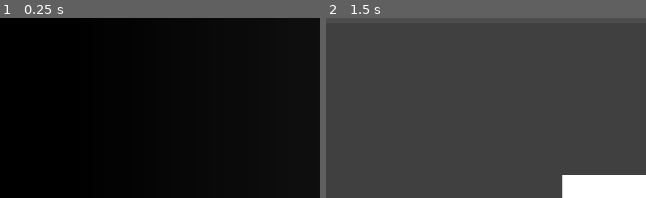
Above: before the commit, frames 1-2 (left to right).
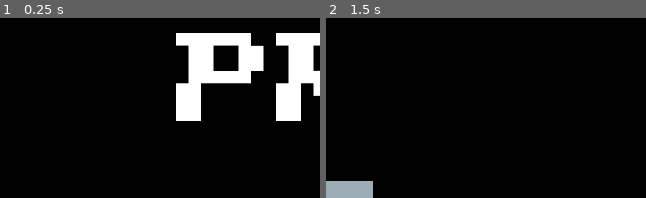
Above: after the commit, the same moments.

Repository: Flipfloppm/jump-n-gun
Game: Godot game, scene res://Levels/level_selection/title_screen.tscn
Same seed, same stepped clock (60 frames per second), same inputs: the game is played once before the commit and once after it.
Inputs (mouse positions are in pixels of both pictures, inside the frame that each line leads up to):
- Up to frame 1 (0.25 s): no input
- Up to frame 2 (1.5 s): tap Enter (ChooseLevel) at 0.5 s; move the mouse to (556, 99) at 0.52 s; hold Enter (ChooseLevel) 0.53-1.28 s; hold D (right) from 0.53 s (still down); tap Space (jump) at 0.77 s; tap R (Restart) at 1.25 s; move the mouse to (422, 117) at 1.27 s; tap 2 (selectGrenadeLauncher) at 1.35 s

The runs differ from the first frame. In frame 1, 12% of the frame differs, in the area x 55-100%, y 8-58%; in frame 2, 100%, in the area x 0-100%, y 0-100%.

Commit message:
pause menu good + ui fix

Diff:
--- a/ClientLobby/lobby.gd
+++ b/ClientLobby/lobby.gd
@@ -1,11 +1,11 @@
 extends Control
 
-@onready var server = $VBoxContainer/Server
-@onready var player_name = $VBoxContainer/GridContainer/NameEdit
-@onready var selected_IP = $VBoxContainer/GridContainer/IPEdit
-@onready var selected_port = $VBoxContainer/GridContainer/PortEdit
-@onready var joinBtn = $JoinBtn
-@onready var hostBtn = $VBoxContainer/Server/HostGame
+@onready var server = $CanvasLayer/Server
+@onready var player_name = $CanvasLayer/VBoxContainer/GridContainer/NameEdit
+@onready var selected_IP = $CanvasLayer/VBoxContainer/GridContainer/IPEdit
+@onready var selected_port = $CanvasLayer/VBoxContainer/GridContainer/PortEdit
+@onready var joinBtn = $CanvasLayer/JoinBtn
+@onready var hostBtn = $CanvasLayer/Server/HostGame
 
 # Called when the node enters the scene tree for the first time.
 func _ready():
--- a/ClientLobby/lobby.tscn
+++ b/ClientLobby/lobby.tscn
@@ -29,21 +29,140 @@
 LineEdit/styles/focus = SubResource("StyleBoxTexture_6iqx8")
 LineEdit/styles/normal = SubResource("StyleBoxTexture_xsbx5")
 
+[sub_resource type="Theme" id="Theme_0rx6r"]
+Button/fonts/font = ExtResource("1_fsqd7")
+LineEdit/fonts/font = ExtResource("1_fsqd7")
+
+[sub_resource type="Theme" id="Theme_o32tr"]
+Button/fonts/font = ExtResource("1_fsqd7")
+
 [sub_resource type="Theme" id="Theme_le3wr"]
+Button/fonts/font = ExtResource("1_fsqd7")
 Button/styles/normal = ExtResource("5_2cfmt")
 
 [node name="Lobby" type="Control"]
+clip_contents = true
 layout_mode = 3
-anchor_right = 1.375
-anchor_bottom = 1.6
-offset_top = -24.0
-offset_right = -112.0
-offset_bottom = -136.0
+scale = Vector2(1.11283, 1.11141)
+theme = SubResource("Theme_05jy7")
+script = ExtResource("1_ksb3b")
+
+[node name="CanvasLayer" type="CanvasLayer" parent="."]
+offset = Vector2(320, 180)
+transform = Transform2D(1, 0, 0, 1, 320, 180)
+follow_viewport_scale = 19.232
+
+[node name="ColorRect" type="ColorRect" parent="CanvasLayer"]
+anchors_preset = -1
+anchor_top = 0.111
+anchor_right = 0.825
+anchor_bottom = 1.044
+offset_left = -336.0
+offset_top = -247.98
+offset_right = -288.0
+offset_bottom = -231.92
 grow_horizontal = 2
 grow_vertical = 2
-scale = Vector2(1, 0.99872)
-theme = SubResource("Theme_05jy7")
-script = ExtResource("1_ksb3b")
+scale = Vector2(2.45886, 1.52125)
+color = Color(0.192157, 0.27451, 0.627451, 1)
+
+[node name="VBoxContainer" type="VBoxContainer" parent="CanvasLayer"]
+custom_minimum_size = Vector2(300, 0)
+offset_left = -224.0
+offset_top = -164.0
+offset_right = 188.0
+offset_bottom = -17.0
+scale = Vector2(0.941626, 0.955076)
+theme_override_constants/separation = 15
+
+[node name="LobbyLabel" type="Label" parent="CanvasLayer/VBoxContainer"]
+layout_mode = 2
+theme_override_fonts/font = ExtResource("1_fsqd7")
+text = "Lobby"
+horizontal_alignment = 1
+
+[node name="GridContainer" type="GridContainer" parent="CanvasLayer/VBoxContainer"]
+layout_mode = 2
+theme = SubResource("Theme_0rx6r")
+columns = 2
+
+[node name="NameLabel" type="Label" parent="CanvasLayer/VBoxContainer/GridContainer"]
+layout_mode = 2
+theme_override_fonts/font = ExtResource("1_fsqd7")
+text = "Player Name: "
+
+[node name="NameEdit" type="LineEdit" parent="CanvasLayer/VBoxContainer/GridContainer"]
+custom_minimum_size = Vector2(200, 0)
+layout_mode = 2
+placeholder_text = "Enter Name"
+alignment = 1
+
+[node name="IPLabel" type="Label" parent="CanvasLayer/VBoxContainer/GridContainer"]
+layout_mode = 2
+theme_override_fonts/font = ExtResource("1_fsqd7")
+text = "IP Address:"
+
+[node name="IPEdit" type="LineEdit" parent="CanvasLayer/VBoxContainer/GridContainer"]
+layout_mode = 2
+text = "127.0.0.1"
+placeholder_text = "Enter IP Address"
+alignment = 1
+
+[node name="PortLabel" type="Label" parent="CanvasLayer/VBoxContainer/GridContainer"]
+layout_mode = 2
+theme_override_fonts/font = ExtResource("1_fsqd7")
+text = "Port: "
+
+[node name="PortEdit" type="LineEdit" parent="CanvasLayer/VBoxContainer/GridContainer"]
+layout_mode = 2
+text = "3296"
+placeholder_text = "Enter Port Number"
+alignment = 1
+
+[node name="Server" parent="CanvasLayer" instance=ExtResource("1_73qnq")]
+anchors_preset = 0
+anchor_right = 0.0
+anchor_bottom = 0.0
+offset_left = 144.0
+offset_top = 204.0
+offset_right = 144.0
+offset_bottom = 204.0
+grow_horizontal = 1
+grow_vertical = 1
+
+[node name="HostGame" parent="CanvasLayer/Server" index="0"]
+anchors_preset = -1
+anchor_left = 0.388
+anchor_right = 0.614
+anchor_bottom = 1.0
+offset_left = -328.0
+offset_top = -128.0
+offset_right = -176.0
+offset_bottom = -95.0
+grow_horizontal = 2
+grow_vertical = 0
+scale = Vector2(2.07053, 2.07772)
+theme = SubResource("Theme_o32tr")
+
+[node name="JoinBtn" type="Button" parent="CanvasLayer"]
+layout_direction = 1
+offset_left = -224.0
+offset_top = 20.0
+offset_right = 188.0
+offset_bottom = 63.0
+scale = Vector2(0.916119, 0.916119)
+theme = SubResource("Theme_le3wr")
+text = "Join Game"
+
+[node name="StartGameBtn" type="Button" parent="CanvasLayer"]
+offset_left = -224.0
+offset_top = -28.0
+offset_right = 188.0
+offset_bottom = 15.0
+scale = Vector2(0.908843, 0.908843)
+size_flags_horizontal = 5
+theme = SubResource("Theme_le3wr")
+text = "Start Game"
 
 [node name="Title-bkg" type="Sprite2D" parent="."]
 visible = false
@@ -52,110 +171,8 @@
 scale = Vector2(0.215758, 0.215758)
 texture = ExtResource("4_7swyg")
 
-[node name="ColorRect" type="ColorRect" parent="."]
-layout_mode = 1
-anchors_preset = -1
-anchor_top = 0.178
-anchor_right = 1.375
-anchor_bottom = 1.825
-offset_top = -8.00924
-offset_right = 80.0
-offset_bottom = 31.5308
-grow_horizontal = 2
-grow_vertical = 2
-color = Color(0.192157, 0.27451, 0.627451, 1)
+[connection signal="pressed" from="CanvasLayer/Server/HostGame" to="." method="_on_host_game_pressed"]
+[connection signal="pressed" from="CanvasLayer/JoinBtn" to="." method="_on_join_btn_pressed"]
+[connection signal="pressed" from="CanvasLayer/StartGameBtn" to="." method="_on_start_game_btn_pressed"]
 
-[node name="JoinBtn" type="Button" parent="."]
-layout_direction = 1
-layout_mode = 2
-offset_left = 12.0001
-offset_top = 141.223
-offset_right = 424.0
-offset_bottom = 177.223
-theme = SubResource("Theme_le3wr")
-text = "Join Game"
-
-[node name="StartGameBtn" type="Button" parent="."]
-layout_mode = 2
-offset_left = 13.0001
-offset_top = 190.286
-offset_right = 425.0
-offset_bottom = 226.286
-size_flags_horizontal = 5
-theme = SubResource("Theme_le3wr")
-text = "Start Game"
-
-[node name="VBoxContainer" type="VBoxContainer" parent="."]
-custom_minimum_size = Vector2(300, 0)
-layout_mode = 2
-offset_left = 14.0
-offset_top = 28.0359
-offset_right = 426.0
-offset_bottom = 130.036
-theme_override_constants/separation = 15
-
-[node name="LobbyLabel" type="Label" parent="VBoxContainer"]
-layout_mode = 2
-theme_override_fonts/font = ExtResource("1_fsqd7")
-text = "Lobby"
-horizontal_alignment = 1
-
-[node name="GridContainer" type="GridContainer" parent="VBoxContainer"]
-layout_mode = 2
-columns = 2
-
-[node name="NameLabel" type="Label" parent="VBoxContainer/GridContainer"]
-layout_mode = 2
-theme_override_fonts/font = ExtResource("1_fsqd7")
-text = "Player Name: "
-
-[node name="NameEdit" type="LineEdit" parent="VBoxContainer/GridContainer"]
-custom_minimum_size = Vector2(200, 0)
-layout_mode = 2
-placeholder_text = "Enter Name"
-alignment = 1
-
-[node name="IPLabel" type="Label" parent="VBoxContainer/GridContainer"]
-layout_mode = 2
-theme_override_fonts/font = ExtResource("1_fsqd7")
-text = "IP Address:"
-
-[node name="IPEdit" type="LineEdit" parent="VBoxContainer/GridContainer"]
-layout_mode = 2
-text = "127.0.0.1"
-placeholder_text = "Enter IP Address"
-alignment = 1
-
-[node name="PortLabel" type="Label" parent="VBoxContainer/GridContainer"]
-layout_mode = 2
-theme_override_fonts/font = ExtResource("1_fsqd7")
-text = "Port: "
-
-[node name="PortEdit" type="LineEdit" parent="VBoxContainer/GridContainer"]
-layout_mode = 2
-text = "3296"
-placeholder_text = "Enter Port Number"
-alignment = 1
-
-[node name="Server" parent="VBoxContainer" instance=ExtResource("1_73qnq")]
-layout_mode = 2
-
-[node name="HostGame" parent="VBoxContainer/Server" index="0"]
-anchors_preset = 7
-anchor_left = 0.5
-anchor_top = 1.0
-anchor_right = 0.5
-anchor_bottom = 1.0
-offset_left = -80.0
-offset_top = 114.277
-offset_right = 144.0
-offset_bottom = 217.277
-grow_horizontal = 2
-grow_vertical = 0
-scale = Vector2(0.719736, 0.719736)
-
-[connection signal="pressed" from="JoinBtn" to="." method="_on_join_btn_pressed"]
-[connection signal="pressed" from="StartGameBtn" to="." method="_on_start_game_btn_pressed"]
-[connection signal="pressed" from="VBoxContainer/Server/HostGame" to="." method="_on_host_game_pressed"]
-
-[editable path="VBoxContainer/Server"]
+[editable path="CanvasLayer/Server"]
--- a/Levels/level_selection/World_Select.tscn
+++ b/Levels/level_selection/World_Select.tscn
@@ -17,41 +17,41 @@
 [node name="Blank-sky" type="Sprite2D" parent="."]
 modulate = Color(0.65098, 0.65098, 0.65098, 1)
 position = Vector2(300, 150)
-scale = Vector2(0.2, 0.2)
+scale = Vector2(0.23453, 0.23453)
 texture = ExtResource("2_75kf8")
 
 [node name="WorldIcon" parent="." instance=ExtResource("1_5ac1w")]
 offset_left = 24.0
-offset_top = 128.0
+offset_top = 168.0
 offset_right = 88.0
-offset_bottom = 168.0
+offset_bottom = 208.0
 
 [node name="WorldIcon2" parent="." instance=ExtResource("1_5ac1w")]
 offset_left = 144.0
-offset_top = 48.0
+offset_top = 88.0
 offset_right = 208.0
-offset_bottom = 88.0
+offset_bottom = 128.0
 world_index = 2
 
 [node name="WorldIcon3" parent="." instance=ExtResource("1_5ac1w")]
 offset_left = 232.0
-offset_top = 160.0
+offset_top = 200.0
 offset_right = 296.0
-offset_bottom = 200.0
+offset_bottom = 240.0
 world_index = 3
 
 [node name="WorldIcon4" parent="." instance=ExtResource("1_5ac1w")]
 offset_left = 352.0
-offset_top = 48.0
+offset_top = 88.0
 offset_right = 416.0
-offset_bottom = 88.0
+offset_bottom = 128.0
 world_index = 4
 
 [node name="WorldIcon5" parent="." instance=ExtResource("1_5ac1w")]
 offset_left = 456.0
-offset_top = 168.0
+offset_top = 208.0
 offset_right = 520.0
-offset_bottom = 208.0
+offset_bottom = 248.0
 world_index = 5
 
 [node name="playerIcon" parent="." instance=ExtResource("3_diho5")]
--- /dev/null
+++ b/Levels/level_selection/pause-menu.gd
@@ -0,0 +1,22 @@
+extends Control
+
+func _on_quit_btn_pressed():
+	get_tree().quit()
+
+func _on_settings_btn_pressed():
+	pass
+
+func _on_resume_btn_pressed():
+	set_paused(false)
+
+var _is_paused:bool = false:
+	set = set_paused
+
+func _unhandled_input(event) -> void:
+	if event.is_action_pressed("PauseMenu"):
+		_is_paused = !_is_paused
+
+func set_paused(value:bool) -> void:
+	_is_paused = value
+	get_tree().paused = _is_paused
+	visible = _is_paused
--- /dev/null
+++ b/Levels/level_selection/pause-menu.tscn
@@ -0,0 +1,67 @@
+[gd_scene load_steps=4 format=3 uid="uid://dihcn3dpslxks"]
+
+[ext_resource type="Script" path="res://Levels/level_selection/pause-menu.gd" id="1_cmbrj"]
+[ext_resource type="FontFile" uid="uid://du4865w68n0ud" path="res://castlevania-dracula-x-small-snes.ttf" id="2_jn60g"]
+
+[sub_resource type="Theme" id="Theme_64ajt"]
+Button/fonts/font = ExtResource("2_jn60g")
+Label/fonts/font = ExtResource("2_jn60g")
+
+[node name="PauseMenu" type="Control"]
+process_mode = 3
+layout_direction = 1
+layout_mode = 3
+anchors_preset = 0
+offset_top = -29.0
+offset_bottom = -29.0
+scale = Vector2(0.887356, 0.887356)
+size_flags_horizontal = 4
+size_flags_vertical = 4
+script = ExtResource("1_cmbrj")
+
+[node name="ColorRect" type="ColorRect" parent="."]
+layout_mode = 0
+offset_right = 71.0
+offset_bottom = 40.0
+scale = Vector2(11.1363, 11.1363)
+color = Color(0.239216, 0.266667, 0.266667, 0.94902)
+metadata/_edit_use_anchors_ = true
+
+[node name="GridContainer" type="GridContainer" parent="."]
+layout_mode = 1
+anchors_preset = 8
+anchor_left = 0.5
+anchor_top = 0.5
+anchor_right = 0.5
+anchor_bottom = 0.5
+offset_left = 232.15
+offset_top = 105.933
+offset_right = 368.15
+offset_bottom = 233.933
+grow_horizontal = 2
+grow_vertical = 2
+scale = Vector2(1.62649, 1.62649)
+theme = SubResource("Theme_64ajt")
+
+[node name="Label" type="Label" parent="GridContainer"]
+layout_mode = 2
+text = "Paused
+
+"
+horizontal_alignment = 1
+
+[node name="ResumeBtn" type="Button" parent="GridContainer"]
+layout_mode = 2
+text = "Resume"
+
+[node name="SettingsBtn" type="Button" parent="GridContainer"]
+layout_mode = 2
+text = "Settings"
+
+[node name="QuitBtn" type="Button" parent="GridContainer"]
+layout_mode = 2
+text = "Quit"
+
+[connection signal="pressed" from="GridContainer/ResumeBtn" to="." method="_on_resume_btn_pressed"]
+[connection signal="pressed" from="GridContainer/SettingsBtn" to="." method="_on_settings_btn_pressed"]
+[connection signal="pressed" from="GridContainer/QuitBtn" to="." method="_on_quit_btn_pressed"]
--- a/Levels/level_selection/selection-screen.gd
+++ b/Levels/level_selection/selection-screen.gd
@@ -1,5 +1,4 @@
 extends Control
-
 
 # Called when the node enters the scene tree for the first time.
 func _ready():
@@ -18,6 +17,5 @@
 func _on_multiplayer_btn_pressed():
 	get_tree().change_scene_to_file("res://ClientLobby/lobby.tscn")
 
-
 func _on_exit_btn_pressed():
 	get_tree().quit()
--- a/Levels/level_selection/selection-screen.tscn
+++ b/Levels/level_selection/selection-screen.tscn
@@ -1,10 +1,20 @@
-[gd_scene load_steps=7 format=3 uid="uid://bw3kroc3btwcx"]
+[gd_scene load_steps=12 format=3 uid="uid://bw3kroc3btwcx"]
 
 [ext_resource type="Script" path="res://Levels/level_selection/selection-screen.gd" id="1_qx3ul"]
 [ext_resource type="Texture2D" uid="uid://dypb6jnklgekq" path="res://Art/UI/logo-clear-bkg.png" id="1_yhp6t"]
 [ext_resource type="FontFile" uid="uid://du4865w68n0ud" path="res://castlevania-dracula-x-small-snes.ttf" id="2_5mr67"]
 [ext_resource type="Texture2D" uid="uid://k56g53h8sfxs" path="res://Art/UI/title-bkg.png" id="4_ih2ob"]
 [ext_resource type="StyleBox" uid="uid://qhm3ejxbdlqi" path="res://Levels/level_selection/ugly-button-style.tres" id="5_afe0n"]
+[ext_resource type="Texture2D" uid="uid://berk2thwk3fj8" path="res://Art/UI/1000x-goofy2.png" id="6_jb6v0"]
+[ext_resource type="Texture2D" uid="uid://ldladsg7hjs1" path="res://Art/UI/1000x-png-guy.png" id="7_cwsu6"]
+[ext_resource type="PackedScene" uid="uid://dihcn3dpslxks" path="res://Levels/level_selection/pause-menu.tscn" id="8_yb8kj"]
+
+[sub_resource type="Gradient" id="Gradient_tpebn"]
+offsets = PackedFloat32Array(0.0162338, 0.175325, 1)
+colors = PackedColorArray(0, 0, 0, 1, 0, 0, 0, 1, 0, 0, 0, 1)
+
+[sub_resource type="GradientTexture1D" id="GradientTexture1D_snpaj"]
+gradient = SubResource("Gradient_tpebn")
 
 [sub_resource type="Theme" id="Theme_vnof0"]
 Button/colors/font_color = Color(1, 1, 1, 1)
@@ -22,10 +32,20 @@
 offset_bottom = 199.0
 grow_horizontal = 2
 grow_vertical = 2
-scale = Vector2(0.906126, 0.901078)
+scale = Vector2(0.962529, 0.957166)
 script = ExtResource("1_qx3ul")
 
+[node name="Black Background" type="TextureRect" parent="."]
+layout_mode = 0
+offset_left = -41.5572
+offset_top = -33.432
+offset_right = 630.443
+offset_bottom = 333.568
+scale = Vector2(1.09576, 1.09576)
+texture = SubResource("GradientTexture1D_snpaj")
+
 [node name="Title-bkg" type="Sprite2D" parent="."]
+visible = false
 modulate = Color(0.25098, 0.25098, 0.25098, 1)
 position = Vector2(344.323, 168.687)
 scale = Vector2(0.215758, 0.215758)
@@ -39,10 +59,10 @@
 
 [node name="VBoxContainer" type="VBoxContainer" parent="."]
 layout_mode = 0
-offset_left = 361.497
-offset_top = 8.07828
-offset_right = 631.497
-offset_bottom = 217.079
+offset_left = 174.54
+offset_top = 8.358
+offset_right = 444.54
+offset_bottom = 217.359
 scale = Vector2(0.983345, 1.4384)
 theme = SubResource("Theme_vnof0")
 theme_override_constants/separation = 15
@@ -64,19 +84,33 @@
 text = "Exit"
 
 [node name="RichTextLabel" type="RichTextLabel" parent="."]
+visible = false
 layout_mode = 0
-offset_left = 32.1331
-offset_top = 8.07828
-offset_right = 297.133
-offset_bottom = 291.078
+offset_left = 35.3152
+offset_top = 17.7565
+offset_right = 300.315
+offset_bottom = 300.756
 theme_override_fonts/normal_font = ExtResource("2_5mr67")
-theme_override_font_sizes/normal_font_size = 54
+theme_override_font_sizes/normal_font_size = 55
 text = "JUMP
 
 N'
 
 GUN"
 
+[node name="1000x-goofy2" type="Sprite2D" parent="."]
+position = Vector2(99.7373, 208.95)
+texture = ExtResource("6_jb6v0")
+
+[node name="1000x-png-guy" type="Sprite2D" parent="."]
+position = Vector2(506.998, 217.308)
+texture = ExtResource("7_cwsu6")
+
+[node name="CanvasLayer" type="CanvasLayer" parent="."]
+
+[node name="PauseMenu" parent="." instance=ExtResource("8_yb8kj")]
+visible = false
+
 [connection signal="pressed" from="VBoxContainer/SingleplayerBtn" to="." method="_on_singleplayer_btn_pressed"]
 [connection signal="pressed" from="VBoxContainer/MultiplayerBtn" to="." method="_on_multiplayer_btn_pressed"]
 [connection signal="pressed" from="VBoxContainer/ExitBtn" to="." method="_on_exit_btn_pressed"]
--- a/Levels/level_selection/title_screen.tscn
+++ b/Levels/level_selection/title_screen.tscn
@@ -4,20 +4,23 @@
 [ext_resource type="FontFile" uid="uid://du4865w68n0ud" path="res://castlevania-dracula-x-small-snes.ttf" id="2_53p62"]
 [ext_resource type="Texture2D" uid="uid://uxl7yjoscp12" path="res://Art/WorldSelect/clear-jumpngunlogo.png" id="2_fo7hp"]
 
-[sub_resource type="Gradient" id="Gradient_tpebn"]
+[sub_resource type="Gradient" id="Gradient_40iuc"]
 offsets = PackedFloat32Array(0.0162338, 0.175325, 1)
-colors = PackedColorArray(0, 0, 0, 1, 0.125911, 0.125911, 0.125911, 1, 0, 0, 0, 1)
+colors = PackedColorArray(0, 0, 0, 1, 0, 0, 0, 1, 0, 0, 0, 1)
 
 [sub_resource type="GradientTexture1D" id="GradientTexture1D_81dgw"]
-gradient = SubResource("Gradient_tpebn")
+gradient = SubResource("Gradient_40iuc")
 
 [node name="TitleScreen" type="Control"]
 layout_mode = 3
-anchors_preset = 15
-anchor_right = 1.0
-anchor_bottom = 1.0
-offset_top = -16.0
-offset_bottom = -16.0
+anchor_left = 0.175
+anchor_top = 0.089
+anchor_right = 1.875
+anchor_bottom = 1.644
+offset_left = -136.0
+offset_top = -32.02
+offset_right = -72.0
+offset_bottom = 16.08
 grow_horizontal = 2
 grow_vertical = 2
 script = ExtResource("1_dbnnh")
@@ -31,18 +34,18 @@
 [node name="TitleBox" type="TextureRect" parent="."]
 layout_mode = 0
 offset_left = 40.0
-offset_top = -1.0
+offset_top = 40.0
 offset_right = 3551.0
-offset_bottom = 1974.0
+offset_bottom = 2015.0
 scale = Vector2(0.163732, 0.163732)
 texture = ExtResource("2_fo7hp")
 
 [node name="PressAnyButtn" type="RichTextLabel" parent="."]
 layout_mode = 0
 offset_left = 160.0
-offset_top = 287.0
+offset_top = 32.0
 offset_right = 733.0
-offset_bottom = 356.0
+offset_bottom = 101.0
 theme_override_fonts/normal_font = ExtResource("2_53p62")
 theme_override_font_sizes/normal_font_size = 20
 text = "Press any button"
--- a/Levels/level_selection/ugly-button-style.tres
+++ b/Levels/level_selection/ugly-button-style.tres
@@ -5,7 +5,7 @@
 content_margin_top = 10.0
 content_margin_right = 15.0
 content_margin_bottom = 10.0
-bg_color = Color(0, 0, 0, 1)
+bg_color = Color(0.113725, 0.113725, 0.113725, 1)
 border_width_left = 2
 border_width_top = 2
 border_width_right = 2
--- a/Levels/tutorial.gd
+++ b/Levels/tutorial.gd
@@ -2,6 +2,8 @@
 
 @export var GUYSCENE: PackedScene
 @export var DUDESCENE: PackedScene
+#@onready var pause_menu = "res://Levels/level_selection/pause-menu.tscn"
+var paused = false
 var cur_player
 
 
@@ -24,3 +26,16 @@
 				cur_player.global_position = spawn_position.global_position
 				print("spawned 1 player: " + str(multiplayer.get_unique_id()) + "at: " + str(index))
 		index += 1
+#
+#func _process(delta):
+	#if Input.is_action_just_pressed("PauseMenu"):
+		#pauseMenu()
+		#
+#func pauseMenu():
+	#if paused:
+		#pause_menu.hide()
+		#Engine.time_scale = 1
+	#else:
+		#pause_menu.show()
+		#Engine.time_scale = 0
+	#paused = !paused
--- a/Levels/tutorial.tscn
+++ b/Levels/tutorial.tscn
@@ -1,17 +1,18 @@
-[gd_scene load_steps=21 format=3 uid="uid://c8dgp4u2slf27"]
-
-[ext_resource type="Texture2D" uid="uid://g5jnsixddu4q" path="res://Art/LevelTiles/metal-block-8.png" id="1_e3vjs"]
+[gd_scene load_steps=22 format=3 uid="uid://buhysm0ajnrpo"]
+
+[ext_resource type="Texture2D" uid="uid://dyrghk3mw2sk3" path="res://Art/LevelTiles/metal-block-8.png" id="1_e3vjs"]
 [ext_resource type="Script" path="res://Levels/tutorial.gd" id="1_tr133"]
-[ext_resource type="Texture2D" uid="uid://cohmhnlopncrk" path="res://Art/LevelTiles/stone-block-8.png" id="2_423r4"]
-[ext_resource type="PackedScene" uid="uid://duf0ghh8oyjkf" path="res://Characters/guy.tscn" id="2_tjxnj"]
-[ext_resource type="PackedScene" uid="uid://b4vshfjlspd7v" path="res://Characters/dude.tscn" id="3_jeor8"]
-[ext_resource type="Texture2D" uid="uid://bldq34tyeu0y7" path="res://Art/LevelTiles/wood-block-8.png" id="3_q118t"]
-[ext_resource type="Texture2D" uid="uid://b4hxgmpreyrfk" path="res://Art/LevelTiles/wood.png" id="4_kwiu1"]
+[ext_resource type="Texture2D" uid="uid://bda8ydhiobq26" path="res://Art/LevelTiles/stone-block-8.png" id="2_423r4"]
+[ext_resource type="PackedScene" uid="uid://pxa5tmuyeak5" path="res://Characters/guy.tscn" id="2_tjxnj"]
+[ext_resource type="PackedScene" uid="uid://1arv1q1jiprp" path="res://Characters/dude.tscn" id="3_jeor8"]
+[ext_resource type="Texture2D" uid="uid://dmia8c0pf5fht" path="res://Art/LevelTiles/wood-block-8.png" id="3_q118t"]
+[ext_resource type="Texture2D" uid="uid://bj2uffgb7kcnq" path="res://Art/LevelTiles/wood.png" id="4_kwiu1"]
 [ext_resource type="Script" path="res://Levels/tutorial_tilemap.gd" id="8_ruo01"]
 [ext_resource type="FontFile" uid="uid://cnyiuob14qqh7" path="res://Art/Fonts/castlevania-dracula-x-small-snes.ttf" id="8_y180i"]
 [ext_resource type="PackedScene" uid="uid://ddn8snpvj86p" path="res://Items/rocket_launcher.tscn" id="9_go0eh"]
-[ext_resource type="PackedScene" uid="uid://cxul6k284mvbo" path="res://Items/grenade_launcher.tscn" id="10_ctfsw"]
-[ext_resource type="PackedScene" uid="uid://ueinvwicg3oq" path="res://Items/briefcase.tscn" id="12_jx4vh"]
+[ext_resource type="PackedScene" path="res://Items/grenade_launcher.tscn" id="10_ctfsw"]
+[ext_resource type="PackedScene" uid="uid://csdku4ede7qnu" path="res://Items/briefcase.tscn" id="12_jx4vh"]
+[ext_resource type="PackedScene" uid="uid://dihcn3dpslxks" path="res://Levels/level_selection/pause-menu.tscn" id="13_174ns"]
 
 [sub_resource type="TileSetAtlasSource" id="TileSetAtlasSource_hdupy"]
 texture = ExtResource("1_e3vjs")
@@ -241,3 +242,8 @@
 
 [node name="Briefcase" parent="." instance=ExtResource("12_jx4vh")]
 position = Vector2(2027, -525)
+
+[node name="CanvasLayer" type="CanvasLayer" parent="."]
+
+[node name="PauseMenu" parent="CanvasLayer" instance=ExtResource("13_174ns")]
+visible = false
--- a/Levels/tutorial_level.gd
+++ b/Levels/tutorial_level.gd
@@ -25,14 +25,17 @@
 				print("spawned 1 player: " + str(multiplayer.get_unique_id()) + "at: " + str(index))
 		index += 1
 
-func _on_pause_button_pressed():
-	get_tree().paused = true
-	show()
 
 
 func _input(event):
 
-	if event.is_action_pressed("Quit"):
+	func _on_pause_button_pressed():
+
+	show()
+
+	if event.is_action_pressed("PauseMenu"):
+		get_tree().paused = true
+
 		get_tree().quit()
 
 	if Input.is_action_just_pressed("Restart"):
--- a/project.godot
+++ b/project.godot
@@ -72,7 +72,7 @@
 "events": [Object(InputEventKey,"resource_local_to_scene":false,"resource_name":"","device":0,"window_id":0,"alt_pressed":false,"shift_pressed":false,"ctrl_pressed":false,"meta_pressed":false,"pressed":false,"keycode":0,"physical_keycode":82,"key_label":0,"unicode":0,"echo":false,"script":null)
 ]
 }
-Quit={
+PauseMenu={
 "deadzone": 0.5,
 "events": [Object(InputEventKey,"resource_local_to_scene":false,"resource_name":"","device":-1,"window_id":0,"alt_press …(182 unchanged characters)…
 ]
Binary file added: Art/UI/1000x-goofy2.png
Not shown, added: Art/UI/1000x-goofy2.png.import
Binary file added: Art/UI/1000x-png-guy.png
Not shown, added: Art/UI/1000x-png-guy.png.import
Not shown: 1 places in Characters/guy.tscn that only renumber resources
Not shown: 1 places in ClientLobby/lobby.tscn that only renumber resources
Not shown: 1 places in Items/briefcase.tscn that only renumber resources
